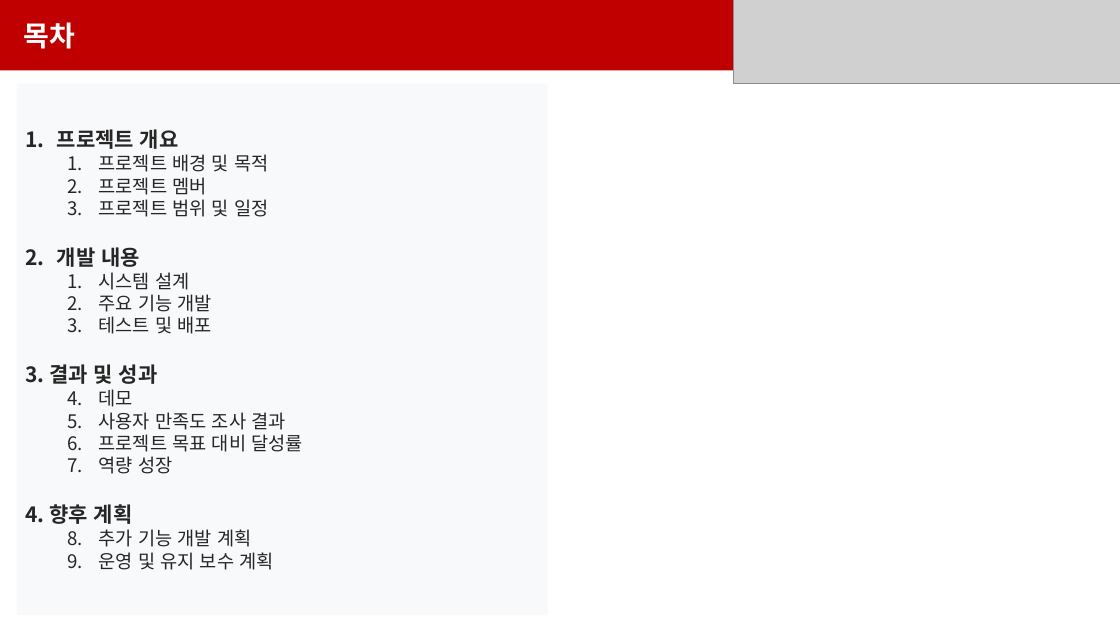
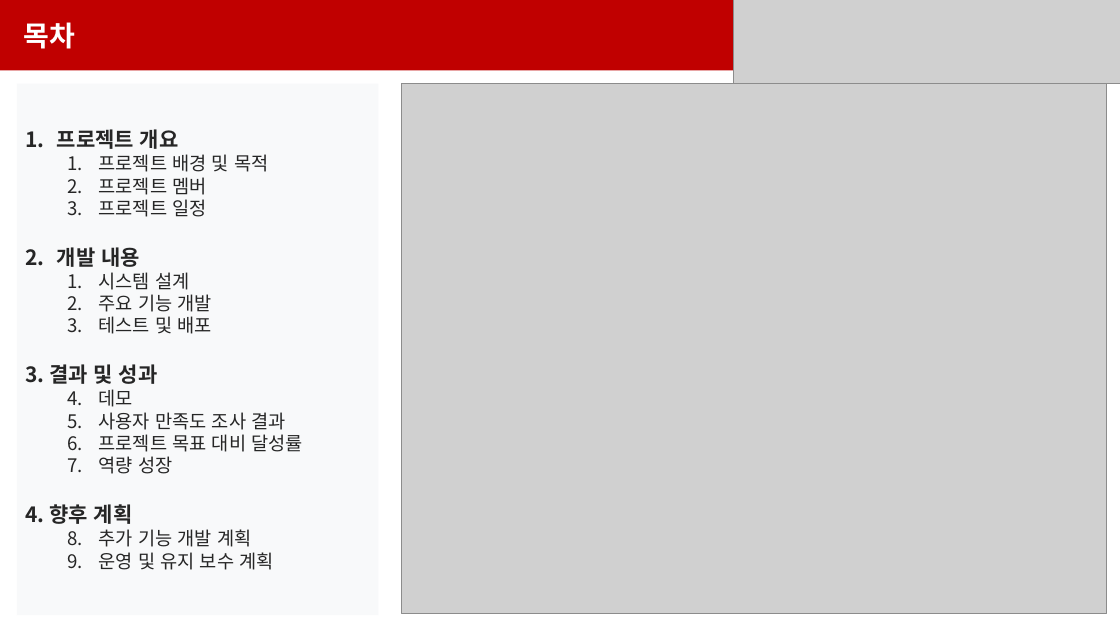
Before and after one commit to Brian-Hong-KR/Gymunity, a slide deck: slide 2 of Doc/최종발표/초안.pptx. Drawn at 1120x630 pixels with LibreOffice and Linux fonts; fonts in the diff are those of the drawing; grey boxes stand for pictures. Boxes give left, top, right and bottom in pixels: in the first picture for what was removed or moved away, otherwise in the second. Text is boxed around its words. In the diff, an @@ line names an element or a change of style, - is before the commit and + after.

```diff
--- a/Doc/최종발표/초안.pptx
+++ b/Doc/최종발표/초안.pptx
@@ rectangle "프로젝트 개요" resized from (x1=17, y1=83, x2=548, y2=615) to (x1=17, y1=83, x2=378, y2=615) @@
@@ picture added at (x1=402, y1=83, x2=1107, y2=613) @@
@@ text in rectangle at (x1=99, y1=199, x2=206, y2=217): text changed @@
-  3. 프로젝트 범위 및 일정
+  3. 프로젝트 일정
```
Also in this commit, not shown: 3 other slides changed, 1 slide added.
